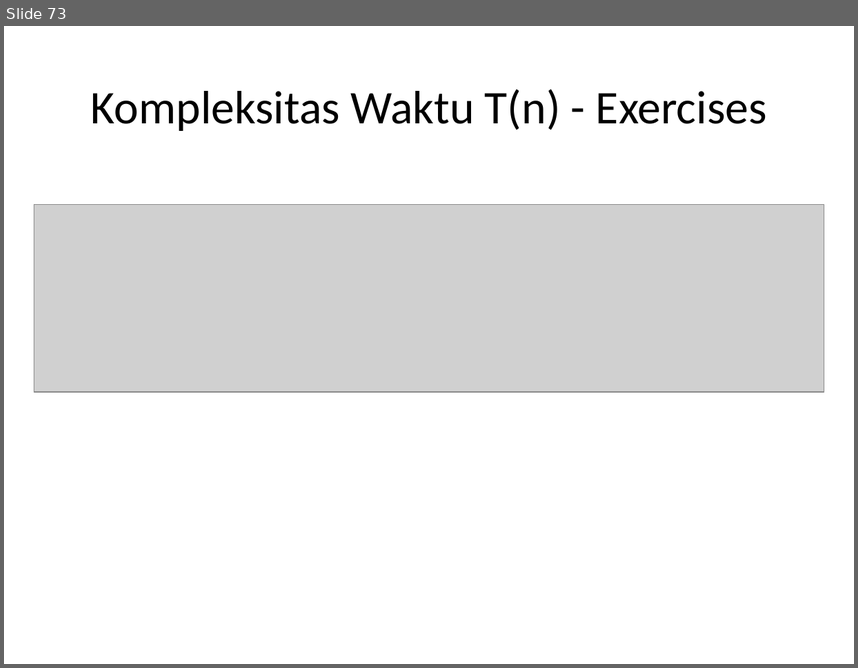
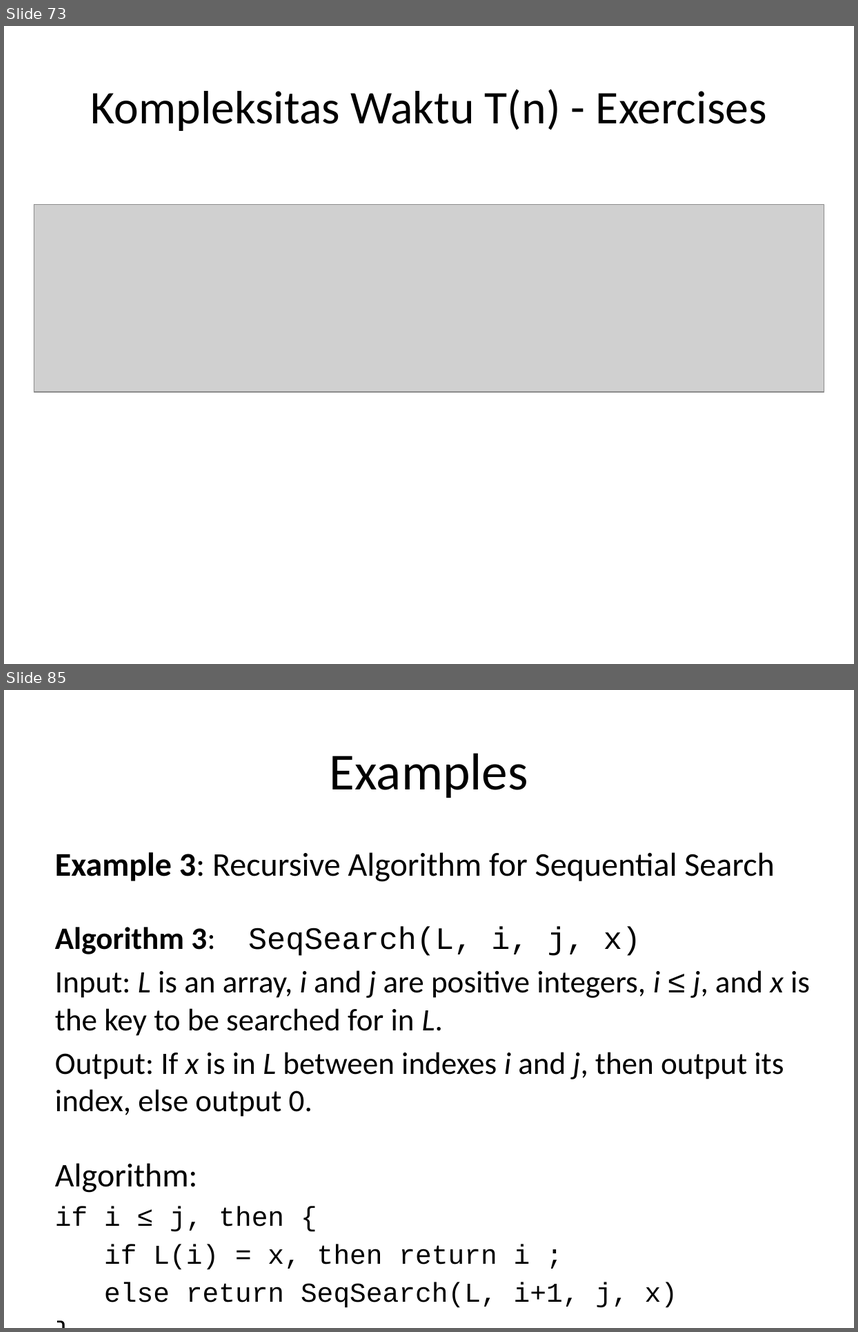
Before and after one commit to auliyanurul/kuliah, a slide deck: Algoritma dan Struktur Data.pptx. Shown one above the other, each under a label of ours: slide 73 before the commit, slides 73 and 85 after it; the slides between them are not shown. The pictures are 858x668 and 858x1332 pixels, drawn with LibreOffice and Linux fonts; fonts in the diff are those of the drawing; grey boxes stand for pictures. Boxes give left, top, right and bottom in pixels: in the first picture for what was removed or moved away, otherwise in the second. Text is boxed around its words. In the diff, an @@ line names an element or a change of style, - is before the commit and + after.

```diff
--- a/Algoritma dan Struktur Data.pptx
+++ b/Algoritma dan Struktur Data.pptx
@@ slide 85 added at (4,690,854,1328), background #FFFFFF @@
@@ title added at (330,753,528,798), 44 pt, text #000000 @@
+Examples
@@ text added at (55,852,810,1308), 26.4 pt, text #000000 @@
+Example 3: Recursive Algorithm for Sequential Search
+Algorithm 3: SeqSearch(L, i, j, x)
+Input: L is an array, i and j are positive integers, i ≤ j, and x is the key to be searched for in L.
+Output: If x is in L between indexes i and j, then output its index, else output 0.
+Algorithm:
+if i ≤ j, then {
+if L(i) = x, then return i ;
+else return SeqSearch(L, i+1, j, x)
+}
+else return 0
```
Also in this commit, not shown: 2 slides changed, 14 other slides added.
